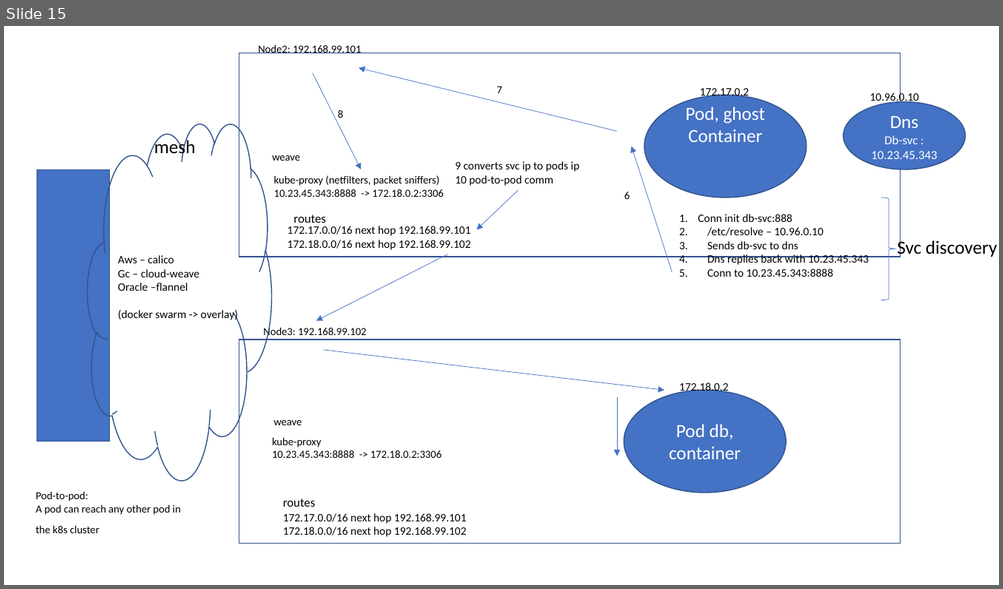
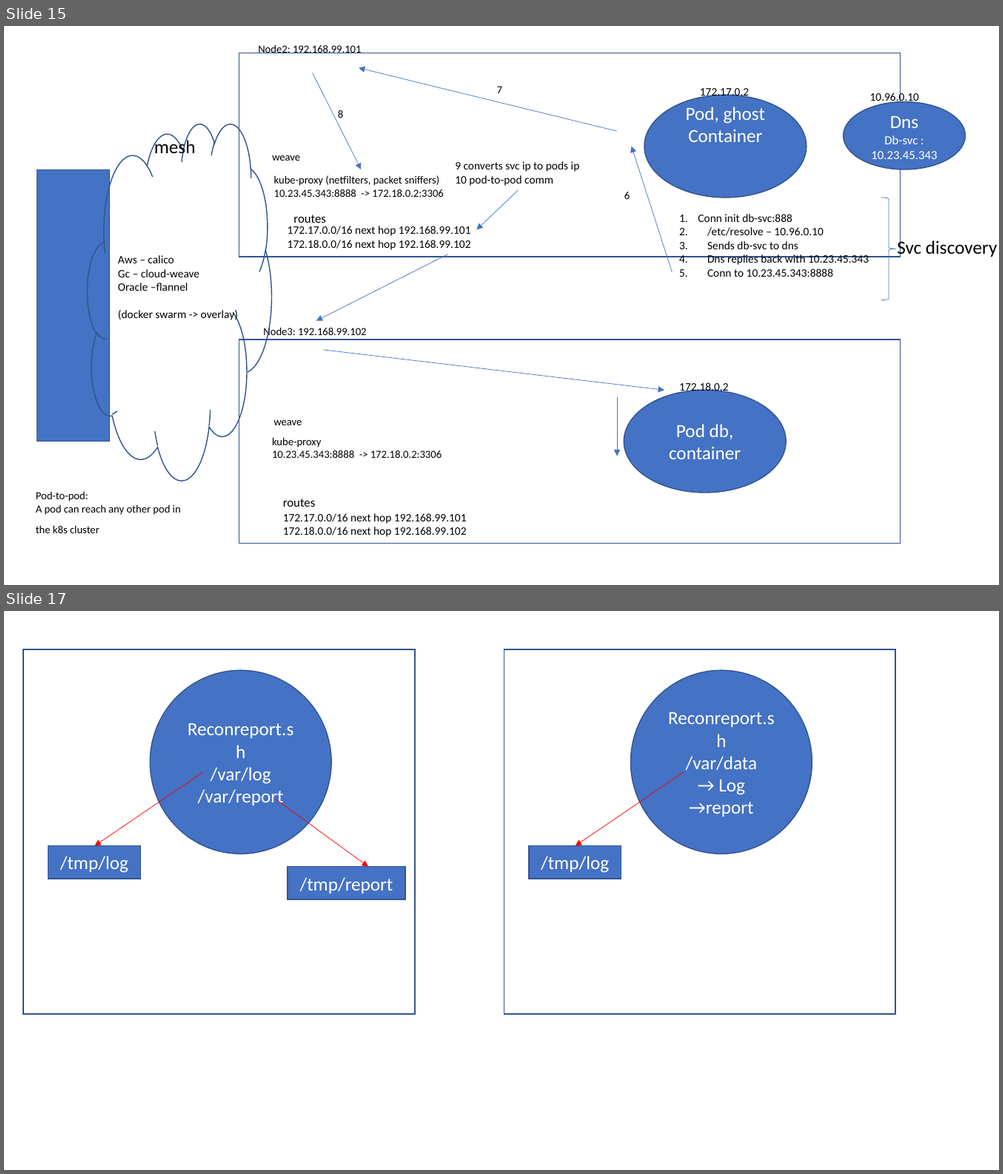
Before and after one commit to AdityaSP/ora-sg-apr-9-k8s, a slide deck: rough-diag.pptx. Shown one above the other, each under a label of ours: slide 15 before the commit, slides 15 and 17 after it; the slides between them are not shown. The pictures are 1003x589 and 1003x1174 pixels, drawn with LibreOffice and Linux fonts; fonts in the diff are those of the drawing. Boxes give left, top, right and bottom in pixels: in the first picture for what was removed or moved away, otherwise in the second. Text is boxed around its words. In the diff, an @@ line names an element or a change of style, - is before the commit and + after.

```diff
--- a/rough-diag.pptx
+++ b/rough-diag.pptx
@@ slide 17 added at [4,611,999,1170], background #FFFFFF @@
@@ rectangle added at [23,649,415,1014], outline #325491 1 pt @@
@@ rectangle added at [504,649,896,1014], outline #325491 1 pt @@
@@ ellipse added at [151,671,332,854], fill #4472C4, outline #325491 1 pt, 18 pt, text #FFFFFF @@
+Reconreport.sh
+/var/log
+/var/report
@@ ellipse added at [631,671,812,854], fill #4472C4, outline #325491 1 pt, 18 pt, text #FFFFFF @@
+Reconreport.sh
+/var/data
+→ Log
+→report
@@ arrow added from (203, 772) to (95, 846), #FF0000 0.5 pt @@
@@ arrow added from (684, 772) to (575, 846), #FF0000 0.5 pt @@
@@ arrow added from (276, 800) to (368, 867), #FF0000 0.5 pt @@
@@ rectangle added at [48,846,141,879], fill #4472C4, outline #325491 1 pt, 18 pt, text #FFFFFF @@
+/tmp/log
@@ rectangle added at [529,846,621,879], fill #4472C4, outline #325491 1 pt, 18 pt, text #FFFFFF @@
+/tmp/log
@@ rectangle added at [287,867,405,900], fill #4472C4, outline #325491 1 pt, 18 pt, text #FFFFFF @@
+/tmp/report
```
Also in this commit, not shown: 2 other slides added.
